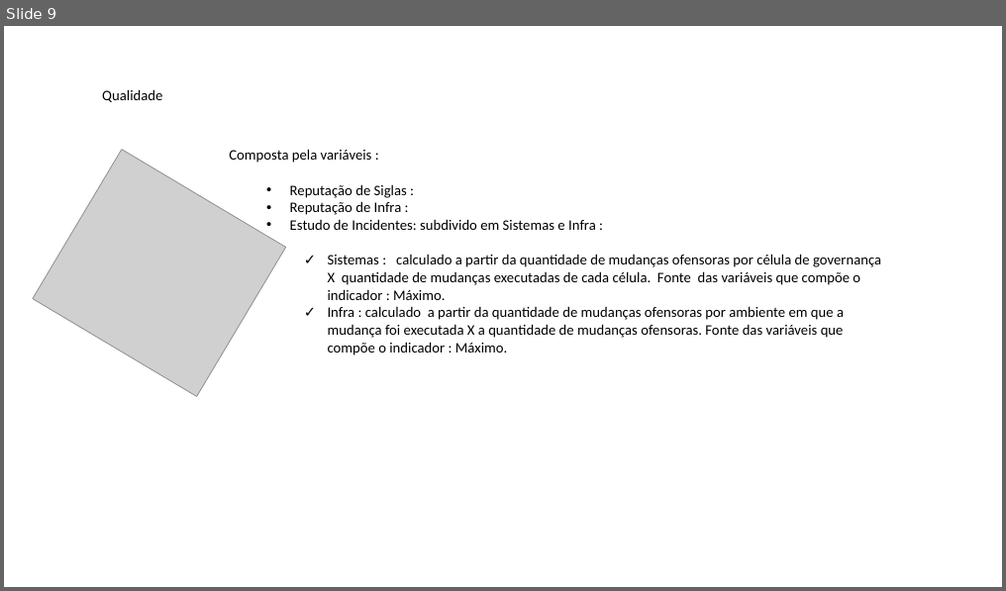
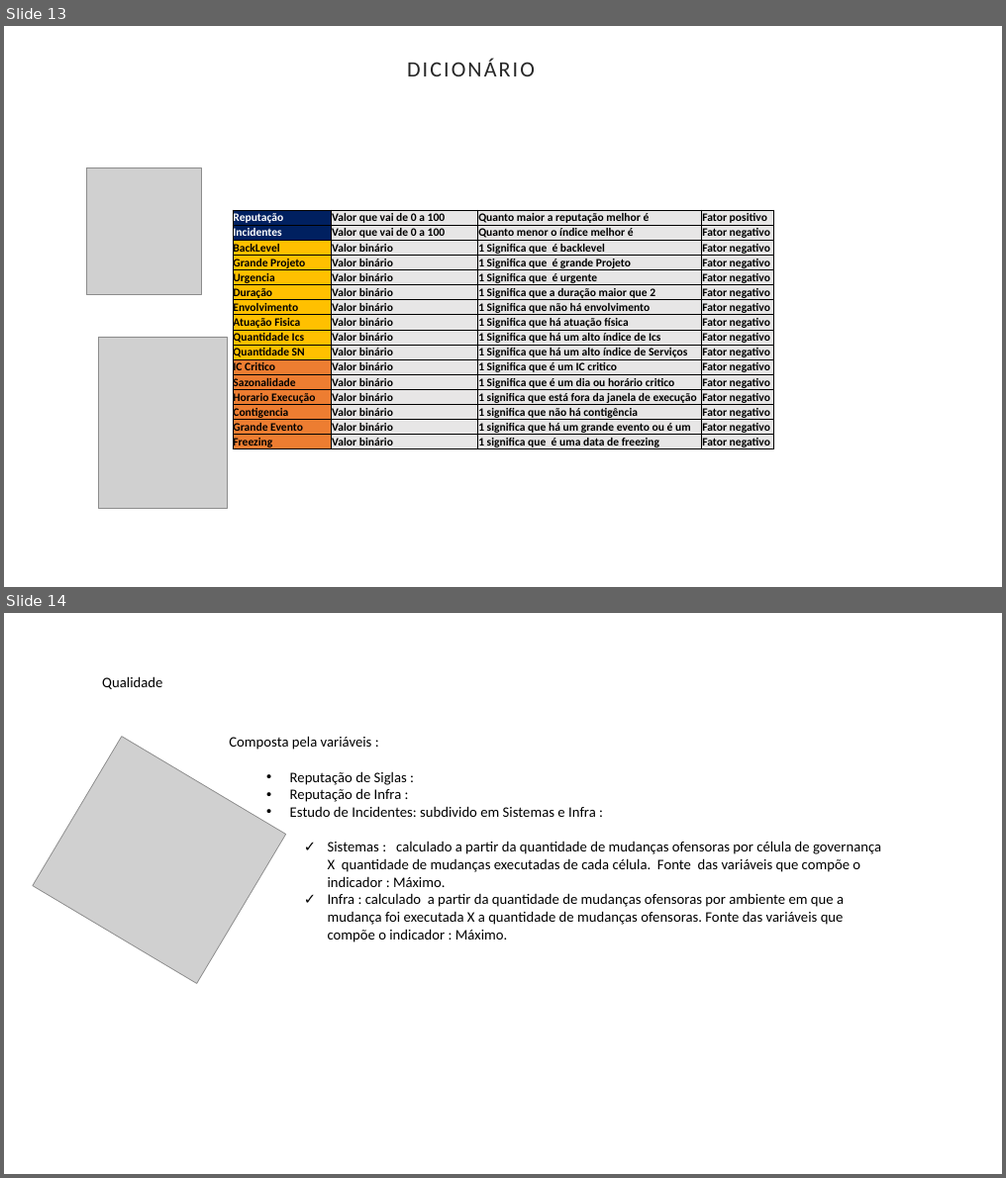
Before and after one commit to maralucca/Exemplo, a slide deck: AHP.pptx. Shown one above the other, each under a label of ours: slide 9 before the commit, slides 13 and 14 after it. The pictures are 1006x591 and 1006x1178 pixels, drawn with LibreOffice and Linux fonts; fonts in the diff are those of the drawing; grey boxes stand for pictures. Boxes give left, top, right and bottom in pixels: in the first picture for what was removed or moved away, otherwise in the second. Text is boxed around its words. In the diff, an @@ line names an element or a change of style, - is before the commit and + after.

```diff
--- a/AHP.pptx
+++ b/AHP.pptx
@@ slide 13 added at <box>4,26,1002,587</box>, background #FFFFFF @@
@@ text added at <box>407,59,535,76</box>, 21 pt, text #262626 @@
+DICIONÁRIO
@@ picture added at <box>86,169,201,294</box> @@
@@ table added at <box>233,210,773,453</box>, 16 rows, 4 columns @@
+Reputação | Valor que vai de 0 a 100 | Quanto maior a reputação melhor é | Fator positivo
+Incidentes | Valor que vai de 0 a 100 | Quanto menor o índice melhor é | Fator negativo
+BackLevel | Valor binário | 1 Significa que é backlevel | Fator negativo
+Grande Projeto | Valor binário | 1 Significa que é grande Projeto | Fator negativo
+Urgencia | Valor binário | 1 Significa que é urgente | Fator negativo
+Duração | Valor binário | 1 Significa que a duração maior que 2 | Fator negativo
+Envolvimento | Valor binário | 1 Significa que não há envolvimento | Fator negativo
+Atuação Fisica | Valor binário | 1 Significa que há atuação física | Fator negativo
+Quantidade Ics | Valor binário | 1 Significa que há um alto índice de Ics | Fator negativo
+Quantidade SN | Valor binário | 1 Significa que há um alto índice de Serviços | Fator negativo
+IC Critico | Valor binário | 1 Significa que é um IC critico | Fator negativo
+Sazonalidade | Valor binário | 1 Significa que é um dia ou horário critico | Fator negativo
+Horario Execução | Valor binário | 1 significa que está fora da janela de execução | Fator negativo
+Contigencia | Valor binário | 1 significa que não há contigência | Fator negativo
+Grande Evento | Valor binário | 1 significa que há um grande evento ou é um | Fator negativo
+Freezing | Valor binário | 1 significa que é uma data de freezing | Fator negativo
@@ picture added at <box>98,337,228,508</box> @@
@@ what was slide 9 is now slide 14 @@
```
Also in this commit, not shown: 5 other slides added, 1 slide removed.
